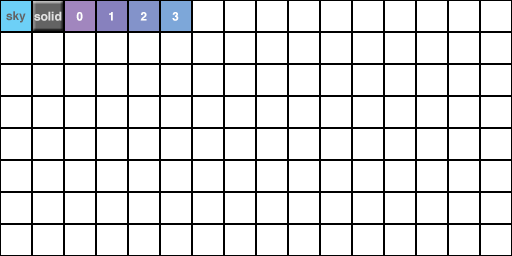
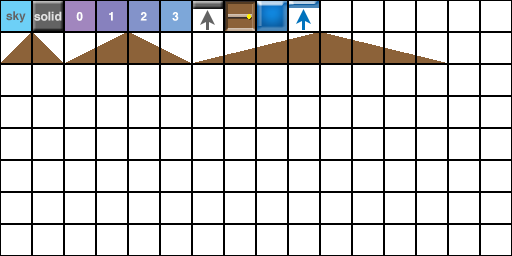
Before/after of a (512, 256) layered artwork. What changed in the layer stack:
added layer "Shape 1" above "Rectangle 1" over [200, 10, 215, 30]
renamed "Layer 1" to "Rectangle 1", painted on it over [172, 1, 223, 30]
added layer "Shape 2" above "Layer 5" over [296, 9, 311, 30]
added layer "Layer 5" above "Layer 4" over [257, 1, 319, 31]
added layer "Layer 4" above "Background" over [225, 1, 255, 31]
painted on "Background" over [1, 1, 445, 63]
